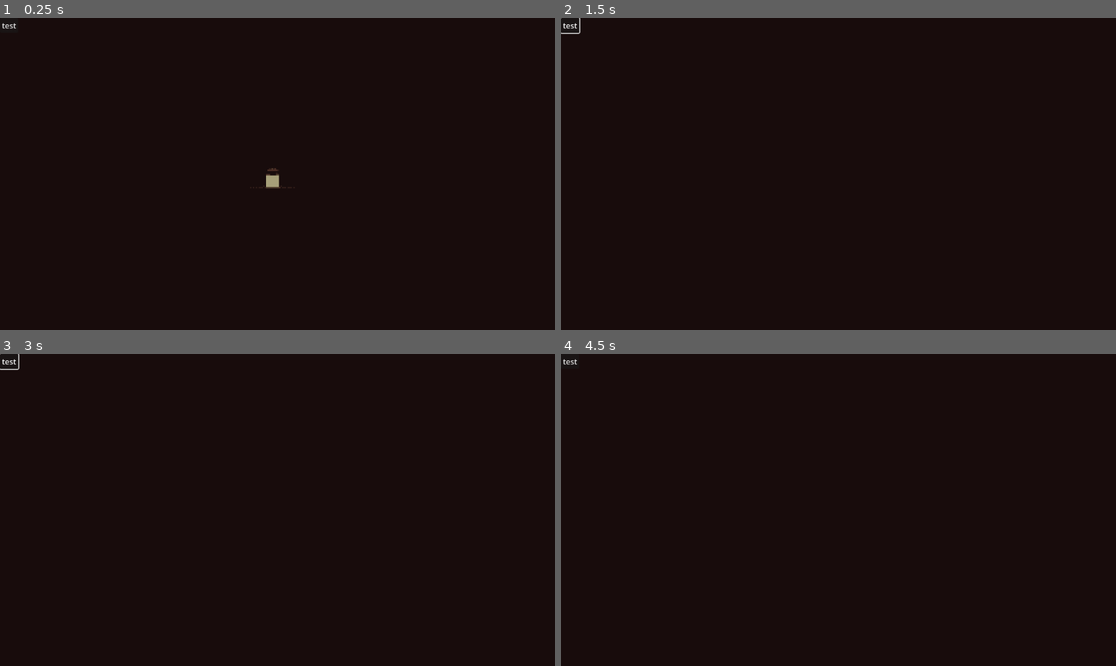
Above: before the commit, frames 1-4 (two rows, left to right).
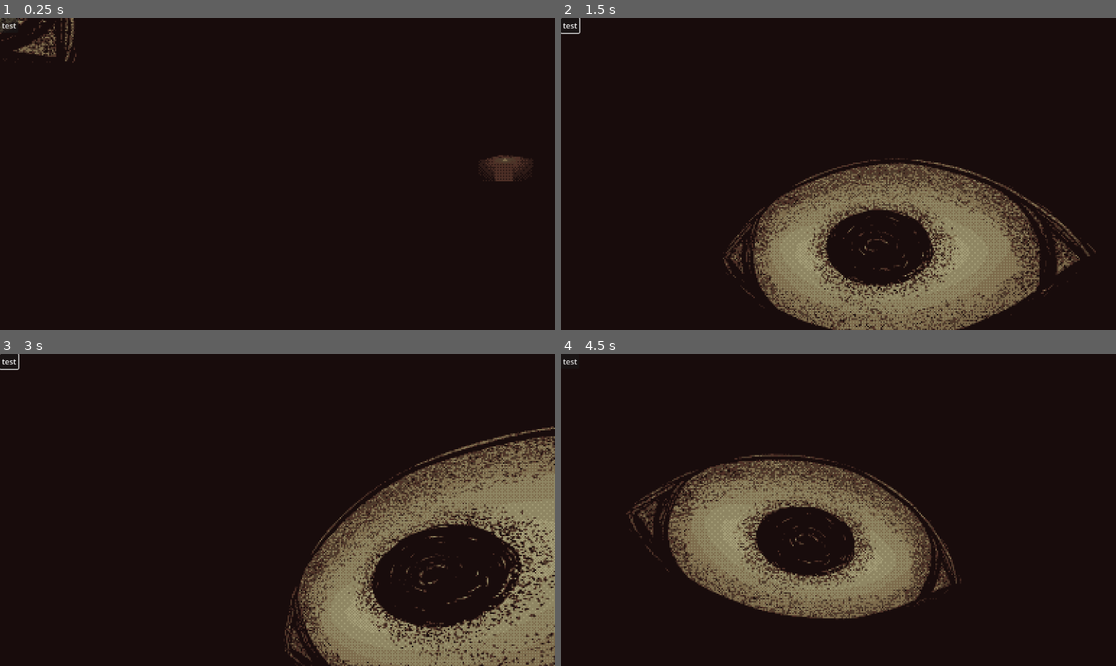
Above: after the commit, the same moments.

Repository: ajud123/screamroulettegame
Game: Godot game, scene res://node_3d.tscn
The game is run twice, just before and just after one commit, with the same random seed, the same clock (stepped at 60 frames per second) and the same inputs.
Inputs (mouse positions are in pixels of both pictures, inside the frame that each line leads up to):
- Up to frame 1 (0.25 s): no input
- Up to frame 2 (1.5 s): click "test" at 0.5 s; tap Enter (ui_accept) at 1.25 s; move the mouse to (866, 174) at 1.27 s; hold W (fwd) from 1.28 s (still down); tap A (l) at 1.35 s
- Up to frame 3 (3 s): keep holding W (fwd); tap Enter (ui_accept) at 1.52, 2, 2.27, 2.75 s; tap D (r) at 1.55, 2.1 s; move the mouse to (249, 510) at 2.02 s; tap A (l) at 2.3 s; move the mouse to (288, 503) at 2.77 s; tap S (bck) at 2.85 s
- Up to frame 4 (4.5 s): keep holding W (fwd); tap D (r) at 3.05 s; tap Enter (ui_accept) at 3.5, 3.77, 4.25 s; move the mouse to (832, 516) at 3.52 s; click (832, 516) at 3.6 s; tap A (l) at 3.8, 4.35 s; move the mouse to (877, 513) at 4.27 s

The runs differ from the first frame. In frame 1, 0.9% of the frame differs, in the area x 0-96%, y 0-55%; in frame 2, 20%; in frame 3, 21%, in the area x 51-100%, y 23-100%; in frame 4, 17%.
Error in both runs: Invalid access to property or key 'baseObject' on a base object of type 'Nil'. (res://character_body_3d.gd:62)

Commit message:
added new world, replaced tutorial with it

Diff:
--- /dev/null
+++ b/assets/scenes/plains.tscn
@@ -0,0 +1,139 @@
+[gd_scene load_steps=9 format=3 uid="uid://b7535vux5pga3"]
+
+[ext_resource type="PackedScene" uid="uid://bk46mxhiyydon" path="res://portal.tscn" id="1_ebw1j"]
+[ext_resource type="Shader" path="res://portalshader.gdshader" id="2_afn8v"]
+
+[sub_resource type="BoxShape3D" id="BoxShape3D_mixme"]
+size = Vector3(100, 0.1, 100)
+
+[sub_resource type="PlaneMesh" id="PlaneMesh_eexr0"]
+size = Vector2(100, 100)
+
+[sub_resource type="ViewportTexture" id="ViewportTexture_uop1d"]
+viewport_path = NodePath("SubViewport")
+
+[sub_resource type="ShaderMaterial" id="ShaderMaterial_nd5vm"]
+resource_local_to_scene = true
+render_priority = 0
+shader = ExtResource("2_afn8v")
+shader_parameter/gamma = 1.0
+shader_parameter/texture_albedo = SubResource("ViewportTexture_uop1d")
+
+[sub_resource type="ViewportTexture" id="ViewportTexture_o8w1t"]
+viewport_path = NodePath("SubViewport")
+
+[sub_resource type="ShaderMaterial" id="ShaderMaterial_dh6o2"]
+resource_local_to_scene = true
+render_priority = 0
+shader = ExtResource("2_afn8v")
+shader_parameter/gamma = 1.0
+shader_parameter/texture_albedo = SubResource("ViewportTexture_o8w1t")
+
+[node name="Plains" type="Node3D"]
+
+[node name="StaticBody3D" type="StaticBody3D" parent="."]
+
+[node name="CollisionShape3D" type="CollisionShape3D" parent="StaticBody3D"]
+shape = SubResource("BoxShape3D_mixme")
+
+[node name="MeshInstance3D" type="MeshInstance3D" parent="."]
+mesh = SubResource("PlaneMesh_eexr0")
+
+[node name="house" type="CSGCombiner3D" parent="."]
+transform = Transform3D(0.801588, 0, 0.597877, 0, 1, 0, -0.597877, 0, 0.801588, -34.4098, 1.47831, -38.2023)
+use_collision = true
+
+[node name="doorway" type="CSGBox3D" parent="house"]
+transform = Transform3D(1, 0, 0, 0, 1, 0, 0, 0, 1, 0, 0.125, 0.320374)
+size = Vector3(2.5, 3.25, 0.359253)
+
+[node name="CSGBox3D" type="CSGBox3D" parent="house"]
+transform = Transform3D(1, 0, 0, 0, 1, 0, 0, 0, 1, 0, 0, 0.274911)
+size = Vector3(6.069, 4.925, 0.25)
+
+[node name="CSGBox3D4" type="CSGBox3D" parent="house"]
+transform = Transform3D(1, 0, 0, 0, 1, 0, 0, 0, 1, 0.0476227, 0, -5.5111)
+size = Vector3(6.069, 4.925, 0.25)
+
+[node name="CSGBox3D2" type="CSGBox3D" parent="house"]
+transform = Transform3D(-4.37114e-08, 0, 1, 0, 1, 0, -1, 0, -4.37114e-08, 2.89563, 0, -2.62722)
+size = Vector3(6.069, 4.925, 0.25)
+
+[node name="CSGBox3D3" type="CSGBox3D" parent="house"]
+transform = Transform3D(-4.37114e-08, 0, 1, 0, 1, 0, -1, 0, -4.37114e-08, -2.89421, 0, -2.66006)
+size = Vector3(6.069, 4.925, 0.25)
+
+[node name="CSGBox3D5" type="CSGBox3D" parent="house"]
+transform = Transform3D(-4.21328e-08, -0.266313, 0.963887, -1.16409e-08, 0.963887, 0.266313, -1, 0, -4.37114e-08, -2.85345, 2.325, -2.66006)
+size = Vector3(7.739, 0.46, 6.185)
+
+[node name="CSGBox3D6" type="CSGBox3D" parent="house"]
+transform = Transform3D(-4.212e-08, 0.267373, 0.963593, 1.16872e-08, 0.963593, -0.267373, -1, 0, -4.37114e-08, 2.77612, 2.325, -2.66006)
+size = Vector3(7.739, 0.46, 6.185)
+
+[node name="doorway cutout" type="CSGBox3D" parent="house"]
+transform = Transform3D(1, 0, 0, 0, 1, 0, 0, 0, 1, 0, 0, 0.355896)
+operation = 2
+size = Vector3(2, 3, 1.42798)
+
+[node name="portal" parent="house/doorway cutout" node_paths=PackedStringArray("pair") instance=ExtResource("1_ebw1j")]
+transform = Transform3D(-4.37114e-08, 0, 1, 0, 1, 0, -1, 0, -4.37114e-08, 0, 0, 0)
+material_override = SubResource("ShaderMaterial_nd5vm")
+pair = NodePath("../../../newplace/doorway cutout2/portal")
+size = Vector2(2.08, 3.18)
+
+[node name="OmniLight3D" type="OmniLight3D" parent="house"]
+transform = Transform3D(1, 0, 0, 0, 1, 0, 0, 0, 1, 0.142255, 2.06851, 1.0853)
+
+[node name="newplace" type="CSGBox3D" parent="."]
+transform = Transform3D(-4.37114e-08, 0, 1, 0, 1, 0, -1, 0, -4.37114e-08, 0, -32.7973, 0)
+use_collision = true
+size = Vector3(7, 4, 15)
+
+[node name="CSGBox3D2" type="CSGBox3D" parent="newplace"]
+operation = 2
+size = Vector3(6.5, 3.5, 14.5)
+
+[node name="doorway cutout2" type="CSGBox3D" parent="newplace"]
+transform = Transform3D(1, 0, 0, 0, 1, 0, 0, 0, 1, 0, -0.25, 7.239)
+operation = 2
+size = Vector3(2, 3, 1.42798)
+
+[node name="portal" parent="newplace/doorway cutout2" node_paths=PackedStringArray("pair") instance=ExtResource("1_ebw1j")]
+transform = Transform3D(-4.37114e-08, 0, -1, 0, 1, 0, 1, 0, -4.37114e-08, -7.36693e-09, 0, 0.168536)
+material_override = SubResource("ShaderMaterial_dh6o2")
+skeleton = NodePath("../..")
+pair = NodePath("../../../house/doorway cutout/portal")
+size = Vector2(2.05, 3.105)
+
+[node name="OmniLight3D" type="OmniLight3D" parent="newplace"]
+
+[node name="windows" type="CSGCombiner3D" parent="newplace"]
+operation = 2
+
+[node name="window" type="CSGBox3D" parent="newplace/windows"]
+size = Vector3(36.51, 2, 1)
+
+[node name="window2" type="CSGBox3D" parent="newplace/windows"]
+transform = Transform3D(1, 0, 0, 0, 1, 0, 0, 0, 1, 0, 0, 1.98113)
+size = Vector3(36.51, 2, 1)
+
+[node name="window3" type="CSGBox3D" parent="newplace/windows"]
+transform = Transform3D(1, 0, 0, 0, 1, 0, 0, 0, 1, 0, 0, 4.15415)
+size = Vector3(36.51, 2, 1)
+
+[node name="window4" type="CSGBox3D" parent="newplace/windows"]
+transform = Transform3D(1, 0, 0, 0, 1, 0, 0, 0, 1, 0, 0, 6.05215)
+size = Vector3(36.51, 2, 1)
+
+[node name="window6" type="CSGBox3D" parent="newplace/windows"]
+transform = Transform3D(1, 0, 0, 0, 1, 0, 0, 0, 1, 0, 0, -5.9577)
+size = Vector3(36.51, 2, 1)
+
+[node name="window7" type="CSGBox3D" parent="newplace/windows"]
+transform = Transform3D(1, 0, 0, 0, 1, 0, 0, 0, 1, 0, 0, -3.78469)
+size = Vector3(36.51, 2, 1)
+
+[node name="window8" type="CSGBox3D" parent="newplace/windows"]
+transform = Transform3D(1, 0, 0, 0, 1, 0, 0, 0, 1, 0, 0, -1.88668)
+size = Vector3(36.51, 2, 1)
--- a/gateway.gd
+++ b/gateway.gd
@@ -101,8 +101,9 @@
 
 		pass
 
+	var dist = ($SubViewport/anchor/body/Camera3D.global_position as Vector3).distance_to(pair.global_position)
 	#$SubViewport/anchor/body/Camera3D.near = clampf(($SubViewport/anchor/body/Camera3D.global_position as Vector3).distance_to(pair.global_position), 0.005, 1000)
-	#$SubViewport/anchor/body/Camera3D.near = clampf(dist, 0.005, 1000)
+	$SubViewport/anchor/body/Camera3D.near = clampf(dist, 0.005, 1000)
 	#print(name + " " + str(dist))
 
 	#$SubViewport/anchor.rotation_degrees.y = rotation_degrees.y
--- a/greg/greg.gd
+++ b/greg/greg.gd
@@ -28,6 +28,7 @@
 			(mesh as QuadMesh).size = gregDimensions * scaling;
 			offset = global_position - player.global_position;
 	else:
+		global_position = %player.global_position + offset;
 		transform = transform.looking_at(player.position)
 		# the principle of it all is that every changeInterval seconds(?)
 		# the game generates a random value and then checks if its above the threshold
--- a/node_3d.tscn
+++ b/node_3d.tscn
@@ -1,15 +1,15 @@
-[gd_scene load_steps=18 format=3 uid="uid://cw02we5g60g88"]
+[gd_scene load_steps=19 format=3 uid="uid://cw02we5g60g88"]
 
 [ext_resource type="Material" uid="uid://bl33dmjydykr" path="res://dither/dithermaterial.tres" id="1_pax08"]
 [ext_resource type="PackedScene" uid="uid://c0md26rloyt4o" path="res://player.tscn" id="1_ugqi7"]
 [ext_resource type="Script" path="res://MainView.gd" id="2_ipsfn"]
 [ext_resource type="Shader" path="res://shaders/vignette.gdshader" id="3_u0w5i"]
-[ext_resource type="PackedScene" uid="uid://i677da0udscw" path="res://assets/mainworld.tscn" id="5_qrv18"]
-[ext_resource type="Shader" path="res://shaders/glow.gdshader" id="6_8jwl5"]
-[ext_resource type="Script" path="res://SpawnedScene.gd" id="9_0q6ab"]
-[ext_resource type="Script" path="res://interactions/DoorUnlockCollectible.gd" id="12_5vqrw"]
-[ext_resource type="PackedScene" uid="uid://cjb23hosjsb7o" path="res://assets/tutorialitem.tscn" id="13_0oy6k"]
-[ext_resource type="Script" path="res://interactions/SceneSpawnerInteraction.gd" id="14_1lhfy"]
+[ext_resource type="PackedScene" uid="uid://b7535vux5pga3" path="res://assets/scenes/plains.tscn" id="5_igpx3"]
+[ext_resource type="Shader" path="res://greg/gregshader.gdshader" id="6_5q4md"]
+[ext_resource type="Texture2D" uid="uid://cms0ir75fsu6k" path="res://greg/eyeball_layerone.png" id="7_uwf0q"]
+[ext_resource type="Texture2D" uid="uid://cxsgsw5i354pv" path="res://greg/eyeball_layertwo.png" id="8_d620t"]
+[ext_resource type="Texture2D" uid="uid://b44udv8usxnyo" path="res://greg/greg2.png" id="9_6f6pk"]
+[ext_resource type="Script" path="res://greg/greg.gd" id="10_i73qe"]
 
 [sub_resource type="ProceduralSkyMaterial" id="ProceduralSkyMaterial_5xrcj"]
 
@@ -28,14 +28,21 @@
 shader_parameter/MainAlpha = 0.5
 shader_parameter/vignette_color = null
 
-[sub_resource type="ShaderMaterial" id="ShaderMaterial_clwld"]
+[sub_resource type="ShaderMaterial" id="ShaderMaterial_vmaog"]
 render_priority = 0
-shader = ExtResource("6_8jwl5")
+shader = ExtResource("6_5q4md")
+shader_parameter/offset = Vector2(0, 0.117)
+shader_parameter/layerOne = ExtResource("7_uwf0q")
+shader_parameter/layerTwo = ExtResource("8_d620t")
 
-[sub_resource type="Resource" id="Resource_88nkp"]
-script = ExtResource("9_0q6ab")
-Scene = ExtResource("5_qrv18")
-Position = Vector3(0, 0, 0)
+[sub_resource type="StandardMaterial3D" id="StandardMaterial3D_vpq5q"]
+shading_mode = 0
+albedo_texture = ExtResource("9_6f6pk")
+
+[sub_resource type="QuadMesh" id="QuadMesh_jyum0"]
+material = SubResource("StandardMaterial3D_vpq5q")
+flip_faces = true
+size = Vector2(2128.57, 1606.57)
 
 [node name="d" type="Node3D"]
 
@@ -85,41 +92,28 @@
 
 [node name="player" parent="Control2/SubViewportContainer/SubViewport" instance=ExtResource("1_ugqi7")]
 unique_name_in_owner = true
-transform = Transform3D(1.31134e-07, 0, 1, 0, 1, 0, -1, 0, 1.31134e-07, 21.8524, 1.37182, -1.79159)
+transform = Transform3D(1.31134e-07, 0, 1, 0, 1, 0, -1, 0, 1.31134e-07, 0, 0, 0)
 
-[node name="tutorialworld" type="Node3D" parent="Control2/SubViewportContainer/SubViewport"]
+[node name="Plains" parent="Control2/SubViewportContainer/SubViewport" instance=ExtResource("5_igpx3")]
 
-[node name="CSGBox3D" type="CSGBox3D" parent="Control2/SubViewportContainer/SubViewport/tutorialworld"]
-transform = Transform3D(1, 0, 0, 0, 1, 0, 0, 0, 1, 13.8568, 3.84344, -1.3099)
-use_collision = true
-size = Vector3(25.9538, 7.47607, 18.89)
+[node name="greg" type="MeshInstance3D" parent="Control2/SubViewportContainer/SubViewport"]
+transform = Transform3D(1, 0, 0, 0, 0.889604, 0.456734, 0, -0.456734, 0.889604, 0, 513.033, 999.261)
+material_override = SubResource("ShaderMaterial_vmaog")
+mesh = SubResource("QuadMesh_jyum0")
+skeleton = NodePath("../..")
+script = ExtResource("10_i73qe")
+scaling = 3.89
+offset = Vector3(0, 513.033, 999.261)
+damageMult = 5
+gregDimensions = Vector2(547.19, 413)
+changeThreshold = 0.5
+runInEditor = true
 
-[node name="CSGBox3D2" type="CSGBox3D" parent="Control2/SubViewportContainer/SubViewport/tutorialworld/CSGBox3D"]
-operation = 2
-use_collision = true
-size = Vector3(25.674, 7.141, 18.335)
-
-[node name="CSGBox3D2" type="CSGBox3D" parent="Control2/SubViewportContainer/SubViewport/tutorialworld"]
-transform = Transform3D(1, 0, 0, 0, 1, 0, 0, 0, 1, 5.75371, 0.755197, -1.3802)
-material_override = SubResource("ShaderMaterial_clwld")
-
-[node name="SpotLight3D" type="SpotLight3D" parent="Control2/SubViewportContainer/SubViewport/tutorialworld/CSGBox3D2"]
-transform = Transform3D(1, 0, 0, 0, -4.37114e-08, 1, 0, -1, -4.37114e-08, 0, 5.61762, 0)
-spot_range = 9.48087
-spot_angle = 18.063
-
-[node name="burger" parent="Control2/SubViewportContainer/SubViewport/tutorialworld/CSGBox3D2" instance=ExtResource("13_0oy6k")]
-transform = Transform3D(-2.01072e-08, 0, 0.46, 0, 0.46, 0, -0.46, 0, -2.01072e-08, 0, 0.487749, 0)
-
-[node name="spawner" type="Node" parent="Control2/SubViewportContainer/SubViewport/tutorialworld/CSGBox3D2/burger" node_paths=PackedStringArray("parentNode")]
-script = ExtResource("14_1lhfy")
-parentNode = NodePath("../../../..")
-SpawnScenes = Array[ExtResource("9_0q6ab")]([SubResource("Resource_88nkp")])
-
-[node name="Node" type="Node" parent="Control2/SubViewportContainer/SubViewport/tutorialworld/CSGBox3D2/burger" node_paths=PackedStringArray("DestroyNodes")]
-script = ExtResource("12_5vqrw")
-DestroyNodes = [NodePath("../../..")]
-DestroySelf = true
+[node name="the sun" type="DirectionalLight3D" parent="Control2/SubViewportContainer/SubViewport/greg"]
+light_color = Color(1, 0.47, 0.47, 1)
+light_energy = 0.0
+shadow_enabled = true
+sky_mode = 1
 
 [node name="Button" type="Button" parent="Control2"]
 layout_mode = 0
--- a/portal.tscn
+++ b/portal.tscn
@@ -15,14 +15,13 @@
 
 [sub_resource type="QuadMesh" id="QuadMesh_gcmns"]
 flip_faces = true
-size = Vector2(1.39, 3.055)
+size = Vector2(2.05, 3.105)
 orientation = 0
 
 [sub_resource type="BoxShape3D" id="BoxShape3D_fh0fr"]
-size = Vector3(0.078, 3.055, 1.39)
+size = Vector3(0.078, 3.105, 2.05)
 
 [node name="portal" type="MeshInstance3D"]
-transform = Transform3D(1, 0, 0, 0, 1, 0, 0, 0, 1, -3.0645, 1.22576, 3.32173)
 layers = 2
 material_override = SubResource("ShaderMaterial_mmp8i")
 mesh = SubResource("QuadMesh_gcmns")
@@ -49,7 +48,7 @@
 visible = false
 
 [node name="teleporter" type="Area3D" parent="."]
-transform = Transform3D(-1, 0, -8.74228e-08, 0, 1, 0, 8.74228e-08, 0, -1, -0.3, 0, 0)
+transform = Transform3D(-1, 0, -8.74228e-08, 0, 1, 0, 8.74228e-08, 0, -1, -0.2, 0, 0)
 collision_layer = 2
 collision_mask = 2
 
Not shown: 4 places in assets/mainworld.tscn that only renumber resources
